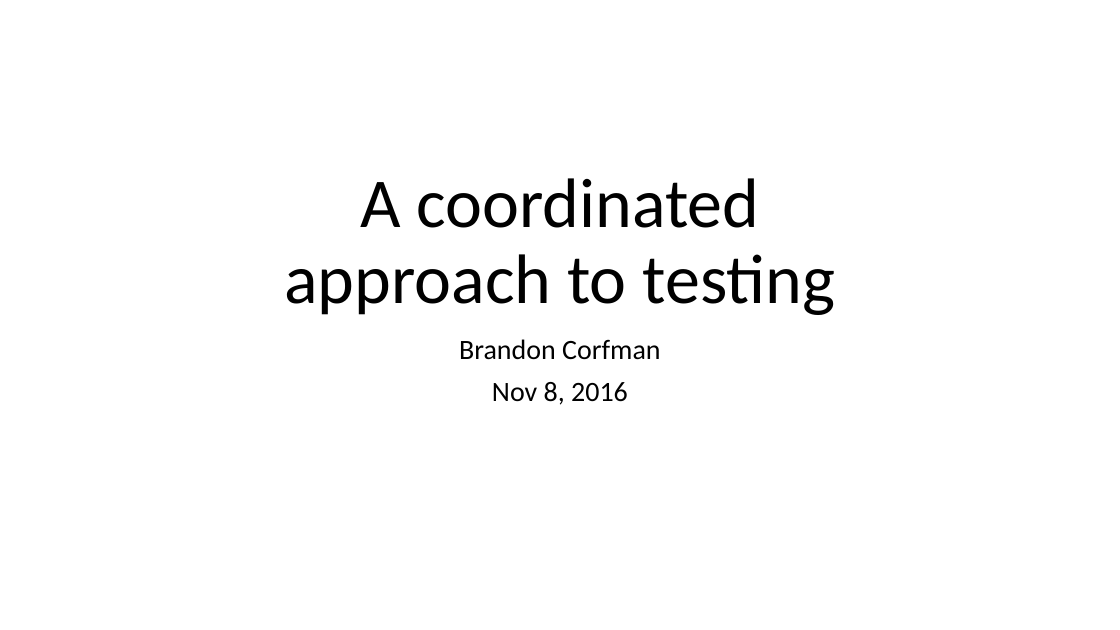
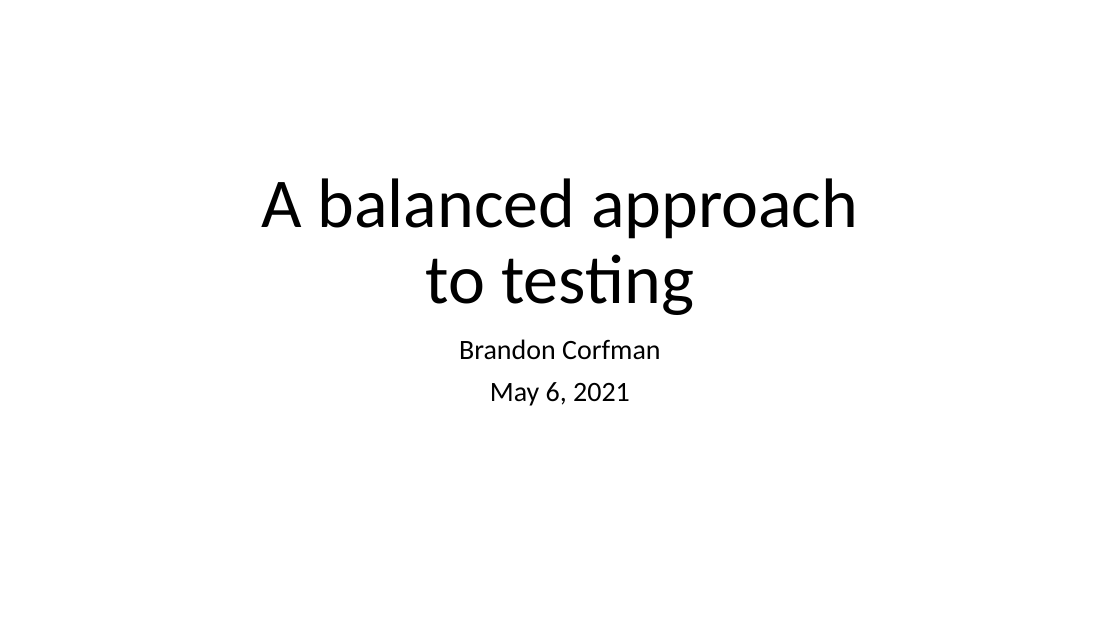
Before and after one commit to bcorfman/grading, a slide deck: slide 1 of doc/Coordinated approach to design and testing (WinBlast CapTeam version).pptx. Drawn at 1120x630 pixels with LibreOffice and Linux fonts; fonts in the diff are those of the drawing. Boxes give left, top, right and bottom in pixels: in the first picture for what was removed or moved away, otherwise in the second. Text is boxed around its words. In the diff, an @@ line names an element or a change of style, - is before the commit and + after.

```diff
--- a/doc/Coordinated approach to design and testing (WinBlast CapTeam version).pptx
+++ b/doc/Coordinated approach to design and testing (WinBlast CapTeam version).pptx
@@ title at bbox=[261, 178, 858, 315]: text changed @@
-A coordinated approach to testing
+A balanced approach to testing
@@ subtitle at bbox=[490, 382, 630, 406]: text changed @@
-Nov 8, 2016
+May 6, 2021
```
Also in this commit, not shown: 7 other slides changed, 5 other files.
